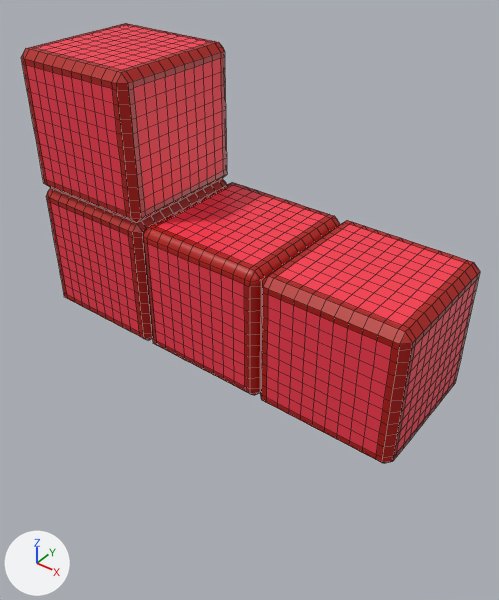
The Blender file objects/fig3_color.blend: old version first, new version second.
Camera for both pictures: a camera (50 mm lens) standing at (7.18, -6.54, 5.39) and looking at (1.87, 0.32, -0.51). Lighting does not change. The marker at lower left points along +X, +Y and +Z. Mesh edges are drawn as thin lines.

Before the edit, the objects in view are built like this:
```python
me_cube = bpy.data.meshes.new('Cube')
me_cube.from_pydata(...)  # 728 vertices, 726 faces; spans x -1.0..1.0, y -1.0..1.0, z -1.0..1.0
# faces by material slot: [402, 324]
me_cube.materials.append(mat_darkred)  # red #b41004
me_cube.materials.append(mat_red)  # red #fa394e
me_cube_001 = bpy.data.meshes.new('Cube.001')
me_cube_001.from_pydata(...)  # 728 vertices, 726 faces; spans x -1.0..1.0, y -1.0..1.0, z -1.0..1.0
# faces by material slot: [321, 405]
me_cube_001.materials.append(mat_darkred)  # red #b41004
me_cube_001.materials.append(mat_red)  # red #fa394e
me_cube_002 = bpy.data.meshes.new('Cube.002')
me_cube_002.from_pydata(...)  # 728 vertices, 726 faces; spans x -1.0..1.0, y -1.0..1.0, z -1.0..1.0
me_cube_002.polygons.foreach_set('use_smooth', [True] * 726)
# faces by material slot: [402, 324]
me_cube_002.materials.append(mat_darkred)  # red #b41004
me_cube_002.materials.append(mat_red)  # red #fa394e
me_cube_003 = bpy.data.meshes.new('Cube.003')
me_cube_003.from_pydata(...)  # 728 vertices, 726 faces; spans x -1.0..1.0, y -1.0..1.0, z -1.0..1.0
# faces by material slot: [321, 405]
me_cube_003.materials.append(mat_darkred)  # red #b41004
me_cube_003.materials.append(mat_red)  # red #fa394e
ob_cube = bpy.data.objects.new('Cube', me_cube)
ob_cube.location = (0.0, 0.0, 0.0)
_m = ob_cube.modifiers.new('Biselar', 'BEVEL')
ob_cube_001 = bpy.data.objects.new('Cube.001', me_cube_001)
ob_cube_001.location = (0.0, 0.0, 2.0)
_m = ob_cube_001.modifiers.new('Biselar', 'BEVEL')
ob_cube_002 = bpy.data.objects.new('Cube.002', me_cube_002)
ob_cube_002.location = (2.0, 0.0, 0.0)
_m = ob_cube_002.modifiers.new('Biselar', 'BEVEL')
ob_cube_003 = bpy.data.objects.new('Cube.003', me_cube_003)
ob_cube_003.location = (4.0, 0.0, 0.0)
_m = ob_cube_003.modifiers.new('Biselar', 'BEVEL')
```
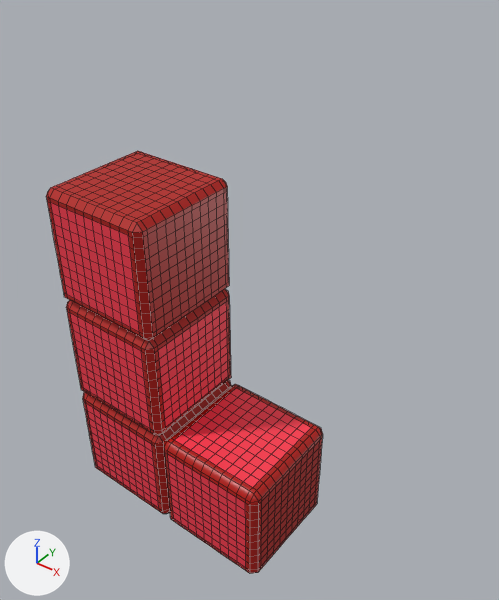
Where the change shows, as pixel boxes [x1, y1, x2, y2] in the pictures (499 x 600 px):
'Cube.001', moved
    before: [21, 23, 227, 223]
    after: [66, 289, 231, 436]
'Cube.003', moved
    before: [260, 220, 480, 463]
    after: [83, 380, 231, 514]
'Cube.002', moved
    before: [143, 182, 340, 395]
    after: [163, 384, 323, 574]

What the commit changed:
Object 'Cube.001' (ob_cube_001) moves from (0.0, 0.0, 2.0) to (0.0, 0.0, -2.0).
Object 'Cube.002' (ob_cube_002) moves from (2.0, 0.0, 0.0) to (2.0, 0.0, -4.0).
Object 'Cube.003' (ob_cube_003) moves from (4.0, 0.0, 0.0) to (0.0, 0.0, -4.0).
